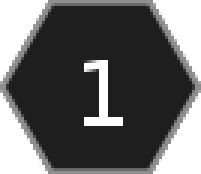
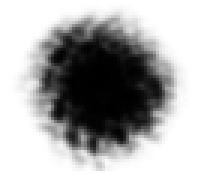
Two versions of the same layered image (w=201, h=174). Layer-by-layer changes:
removed layer "1" over 84, 60, 123, 126
removed layer "Hintergrund-Kopie#3" over 0, 0, 201, 174
removed layer "2 ..." over 78, 60, 123, 126
removed layer "Hintergrund-Kopie#2" over 0, 0, 201, 174
removed layer "3 ..." over 78, 60, 120, 126
removed layer "Hintergrund-Kopie#1" over 0, 0, 201, 174
removed layer "4 ..." over 75, 60, 123, 126
removed layer "Hintergrund-Kopie" over 0, 0, 201, 174
removed layer "0" over 78, 60, 123, 126
removed layer "Hintergrund" over 0, 0, 201, 174
added layer "hole" above "feld0opt" over 9, 3, 192, 171
